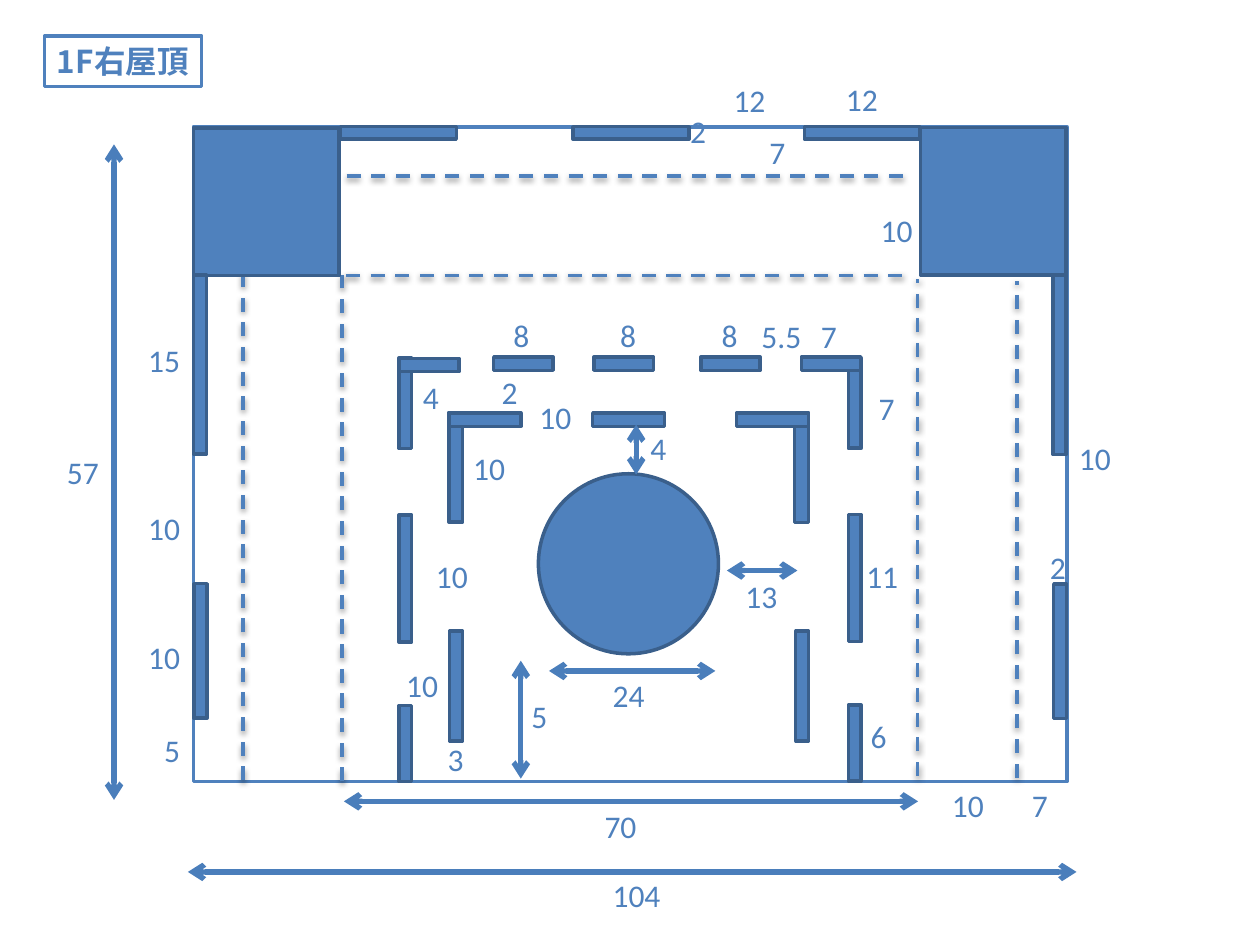
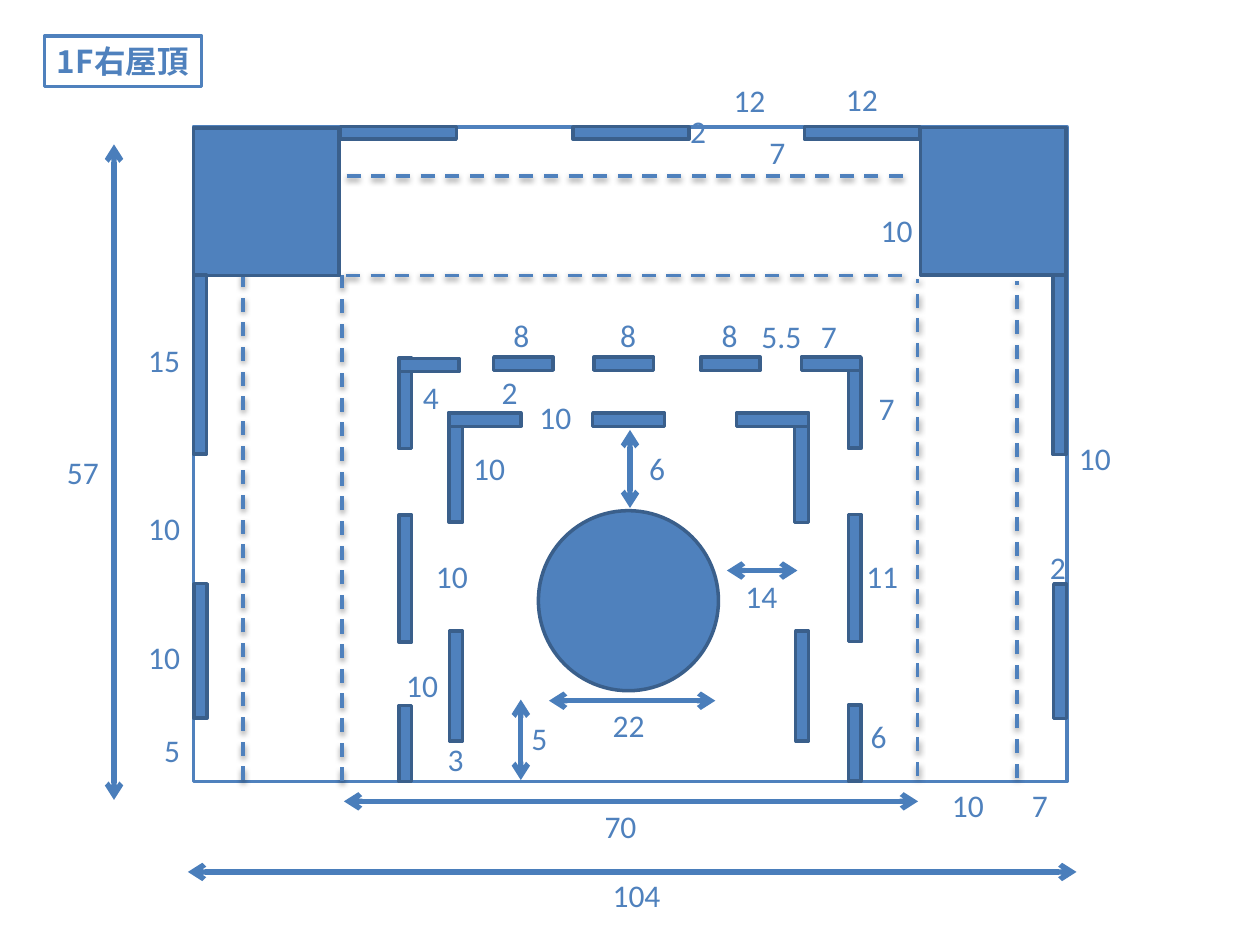
Before and after one commit to daichin/cat-house, a slide deck: slide 6 of cat_house.pptx (slide 7 before the commit). Drawn at 1260x945 pixels with LibreOffice and Linux fonts; fonts in the diff are those of the drawing. Boxes give left, top, right and bottom in pixels: in the first picture for what was removed or moved away, otherwise in the second. Text is boxed around its words. In the diff, an @@ line names an element or a change of style, - is before the commit and + after.

```diff
--- a/cat_house.pptx
+++ b/cat_house.pptx
@@ double arrow moved from (636, 425) - (636, 475) to (630, 430) - (630, 508) @@
@@ text at (x1=649, y1=458, x2=665, y2=480): text changed @@
-4
+6
@@ ellipse moved from (x1=538, y1=474, x2=718, y2=654) to (x1=538, y1=510, x2=718, y2=690) @@
@@ text at (x1=745, y1=587, x2=777, y2=608): text changed @@
-13
+14
@@ text "5" moved from (x1=531, y1=708, x2=547, y2=728) to (x1=531, y1=730, x2=547, y2=750) @@
@@ double arrow moved from (520, 660) - (520, 779) to (520, 699) - (520, 780) @@
@@ double arrow moved from (549, 670) - (716, 670) to (549, 701) - (716, 701) @@
@@ text at (x1=613, y1=716, x2=645, y2=737): text changed @@
-24
+22
```
Also in this commit, not shown: 4 other slides changed, 12 slides added, 1 slide removed, 4 other files.
